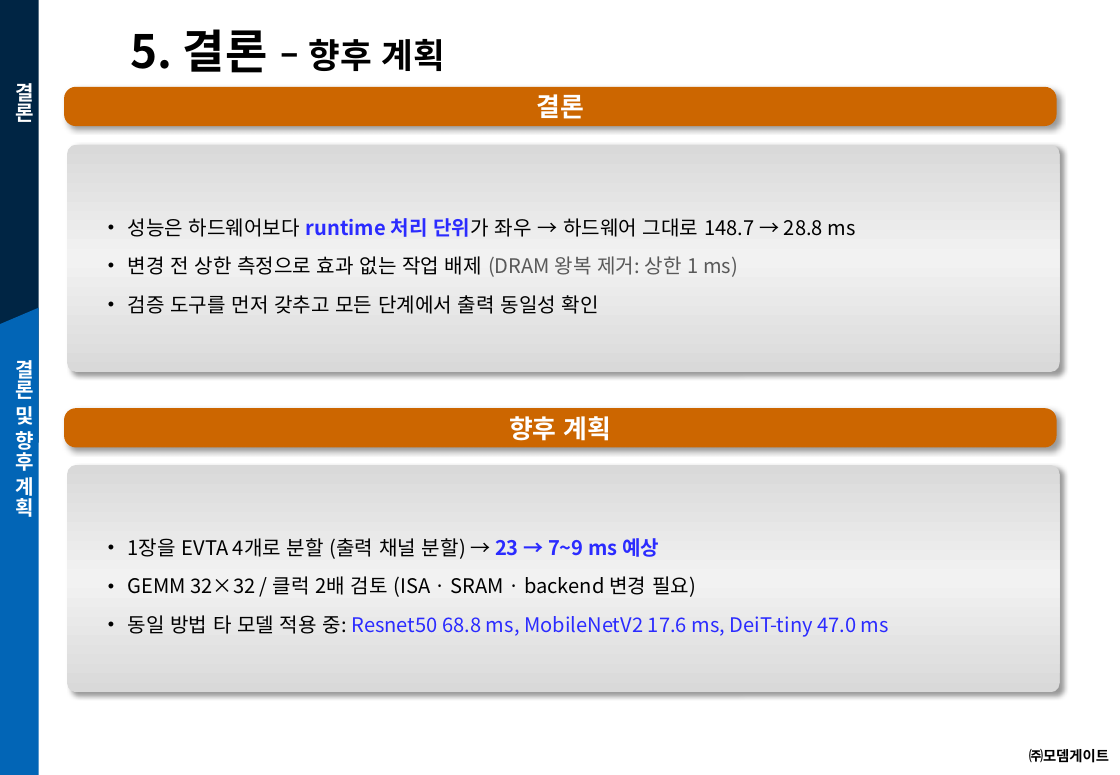
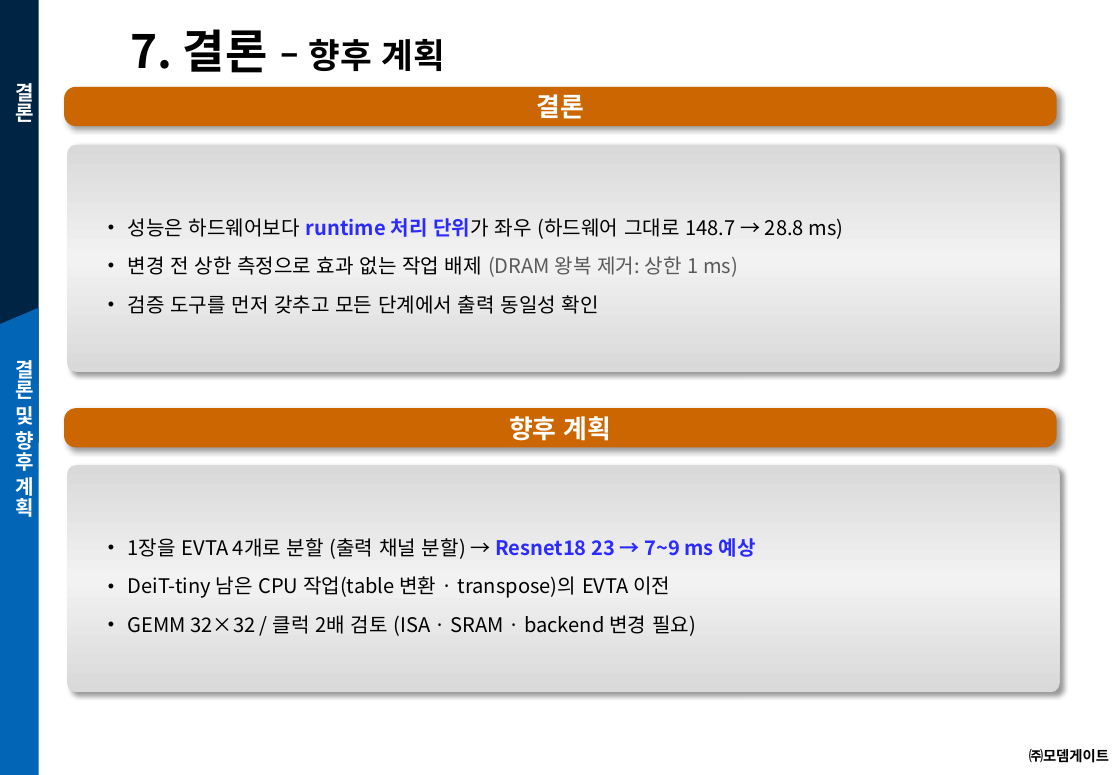
Before and after one commit to joungheo/nestc2_clion, a slide deck: slide 8 of docs/slides/resnet18_optimization_brief.pptx (slide 6 before the commit). Drawn at 1120x775 pixels with LibreOffice and Linux fonts; fonts in the diff are those of the drawing; background and template pictures are left out. Boxes give left, top, right and bottom in pixels: in the first picture for what was removed or moved away, otherwise in the second. Text is boxed around its words. In the diff, an @@ line names an element or a change of style, - is before the commit and + after.

```diff
--- a/docs/slides/resnet18_optimization_brief.pptx
+++ b/docs/slides/resnet18_optimization_brief.pptx
@@ text at box(130, 29, 445, 73): text changed @@
-5. 결론 – 향후 계획
+7. 결론 – 향후 계획
@@ text at box(128, 218, 843, 239): text changed @@
-• 성능은 하드웨어보다 runtime 처리 단위가 좌우 → 하드웨어 그대로 148.7 → 28.8 ms
+• 성능은 하드웨어보다 runtime 처리 단위가 좌우 (하드웨어 그대로 148.7 → 28.8 ms)
@@ text at box(128, 538, 756, 598): text changed @@
-• 1장을 EVTA 4개로 분할 (출력 채널 분할) → 23 → 7~9 ms 예상
+• 1장을 EVTA 4개로 분할 (출력 채널 분할) → Resnet18 23 → 7~9 ms 예상
+• DeiT-tiny 남은 CPU 작업(table 변환 · transpose)의 EVTA 이전
@@ text at box(128, 615, 889, 637): paragraph removed @@
-• 동일 방법 타 모델 적용 중: Resnet50 68.8 ms, MobileNetV2 17.6 ms, DeiT-tiny 47.0 ms
```
Also in this commit, not shown: 5 other slides changed, 2 slides added, 1 other file.
